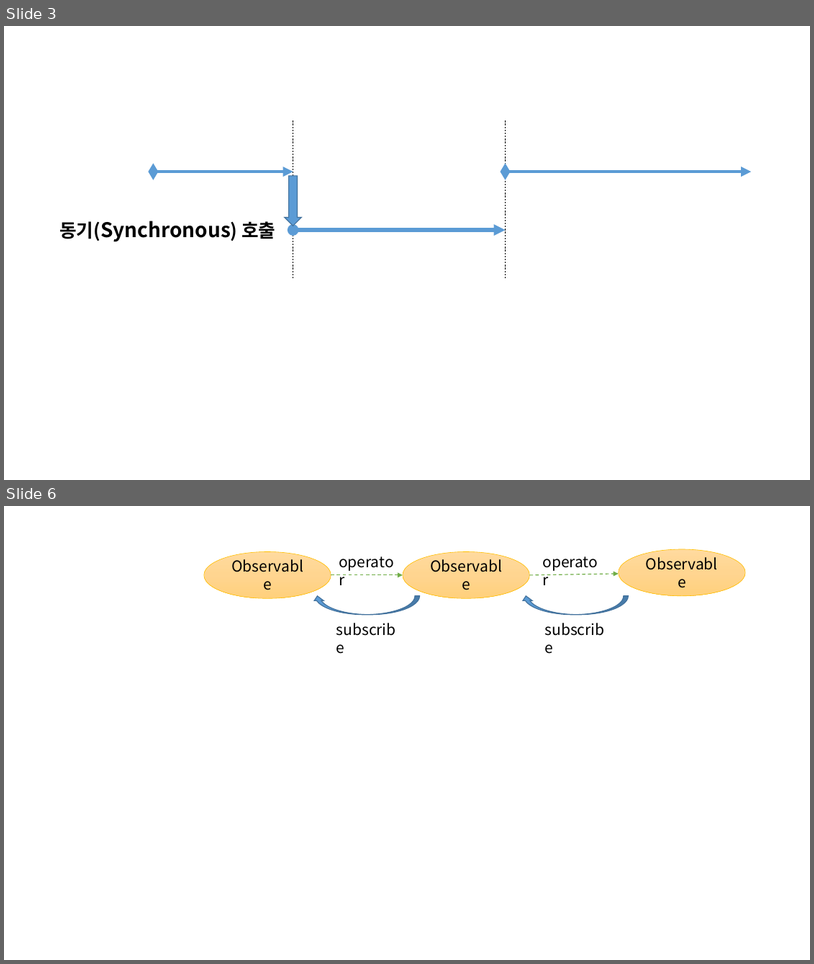
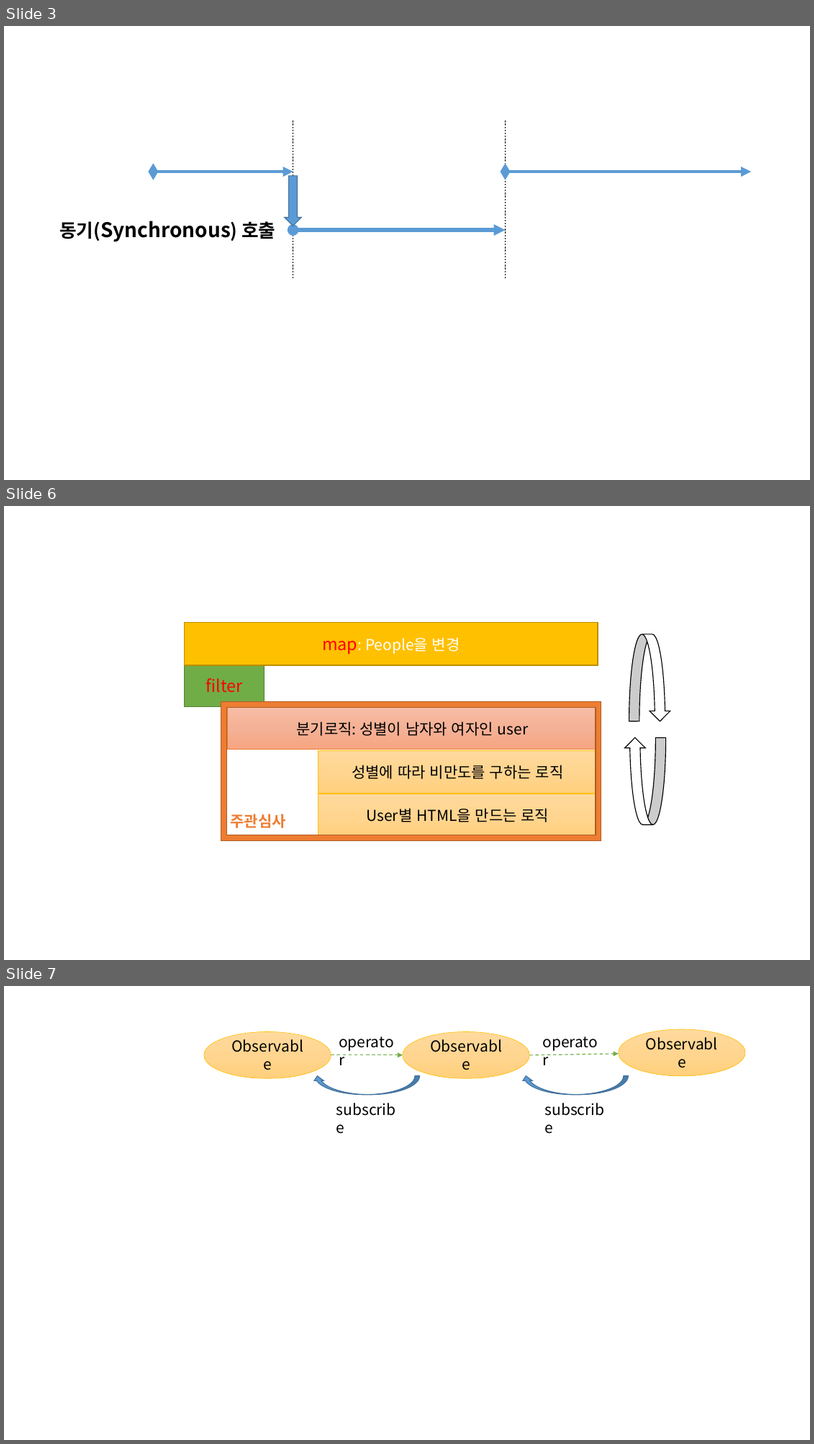
Before and after one commit to sculove/rxjs-book, a slide deck: docs/resources/resource.pptx. Shown one above the other, each under a label of ours: slides 3 and 6 before the commit, slides 3, 6 and 7 after it; the slides between them are not shown. The pictures are 814x964 and 814x1444 pixels, drawn with LibreOffice and Linux fonts; fonts in the diff are those of the drawing. Boxes give left, top, right and bottom in pixels: in the first picture for what was removed or moved away, otherwise in the second. Text is boxed around its words. In the diff, an @@ line names an element or a change of style, - is before the commit and + after.

```diff
--- a/docs/resources/resource.pptx
+++ b/docs/resources/resource.pptx
@@ slide 6 added at (4, 506, 810, 960), background #FFFFFF @@
@@ rectangle added at (185, 623, 599, 666), fill #FFC000, outline #BD8E00 1 pt, 18 pt, text #FFFFFF @@
+map: People을 변경
@@ curved down arrow added at (630, 634, 671, 721), fill #FFFFFF, outline #000000 1 pt @@
@@ rectangle added at (185, 665, 265, 707), fill #70AD47, outline #538035 1 pt, 20 pt, text #FF0000 @@
+filter
@@ frame added at (221, 701, 602, 840), fill #ED7D31, outline #AF5C24 1 pt @@
@@ rectangle added at (227, 708, 598, 749), fill gradient #F7BDA5 to #F5B196 to #F8A582, outline #ED7D31 0.5 pt, 18 pt, text #000000 @@
+분기로직: 성별이 남자와 여자인 user
@@ curved down arrow added at (625, 738, 666, 825), fill #FFFFFF, outline #000000 1 pt @@
@@ rectangle added at (318, 750, 598, 793), fill gradient #FFDB9E to #FFD590 to #FFD07C, outline #FFC000 0.5 pt, 18 pt, text #000000 @@
+성별에 따라 비만도를 구하는 로직
@@ rectangle added at (318, 794, 598, 837), fill gradient #FFDB9E to #FFD590 to #FFD07C, outline #FFC000 0.5 pt, 18 pt, text #000000 @@
+User별 HTML을 만드는 로직
@@ text added at (230, 813, 286, 828), 18 pt, text #ED7D31, bold @@
+주관심사
@@ what was slide 6 is now slide 7 @@
```
Also in this commit, not shown: 2 slides changed, 5 other files.
